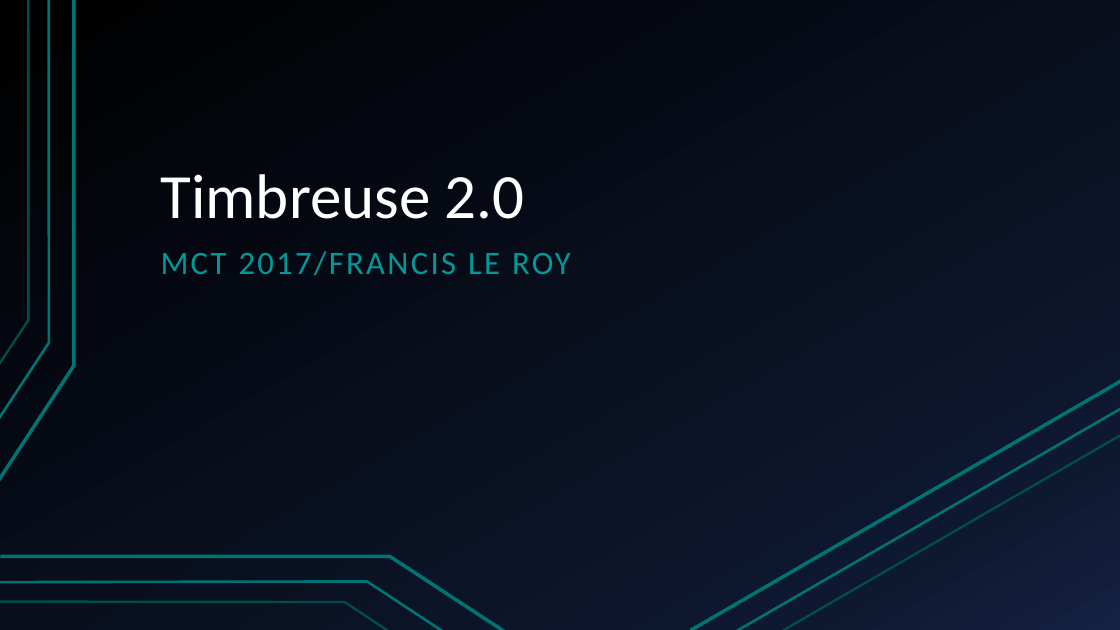
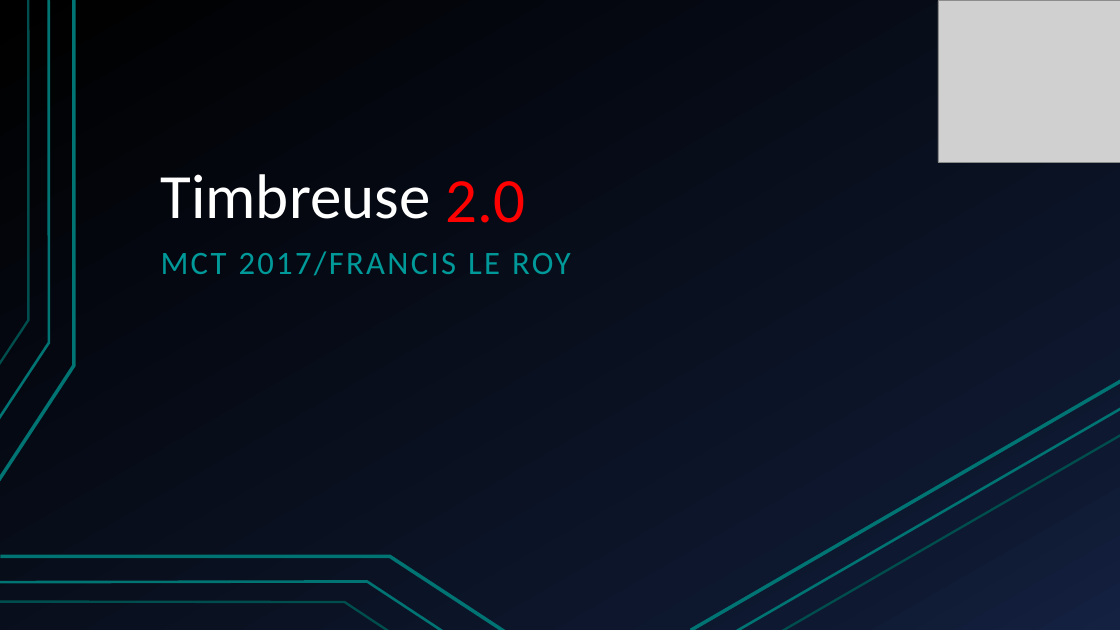
Before and after one commit to Pluume/Timbreuse2.0, a slide deck: slide 1 of Documents/Timbreuse presv1.pptx. Drawn at 1120x630 pixels with LibreOffice and Linux fonts; fonts in the diff are those of the drawing; grey boxes stand for pictures. Boxes give left, top, right and bottom in pixels: in the first picture for what was removed or moved away, otherwise in the second. Text is boxed around its words. In the diff, an @@ line names an element or a change of style, - is before the commit and + after.

```diff
--- a/Documents/Timbreuse presv1.pptx
+++ b/Documents/Timbreuse presv1.pptx
@@ picture added at (938,1,1120,163) @@
@@ title at (161,174,431,219): text changed @@
-Timbreuse 2.0
+Timbreuse
@@ text added at (445,181,525,223), 54 pt, text #FF0000 @@
+2.0
```
Also in this commit, not shown: 2 other slides changed, 10 slides added, 1 slide removed, 5 other files.
